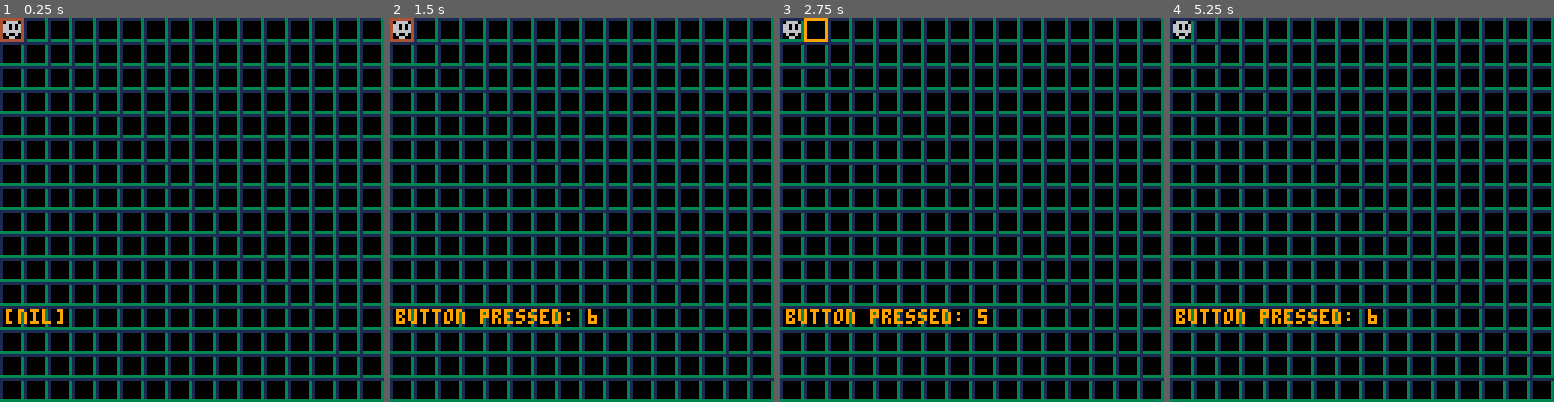
Above: before the commit, frames 1-4 (left to right).
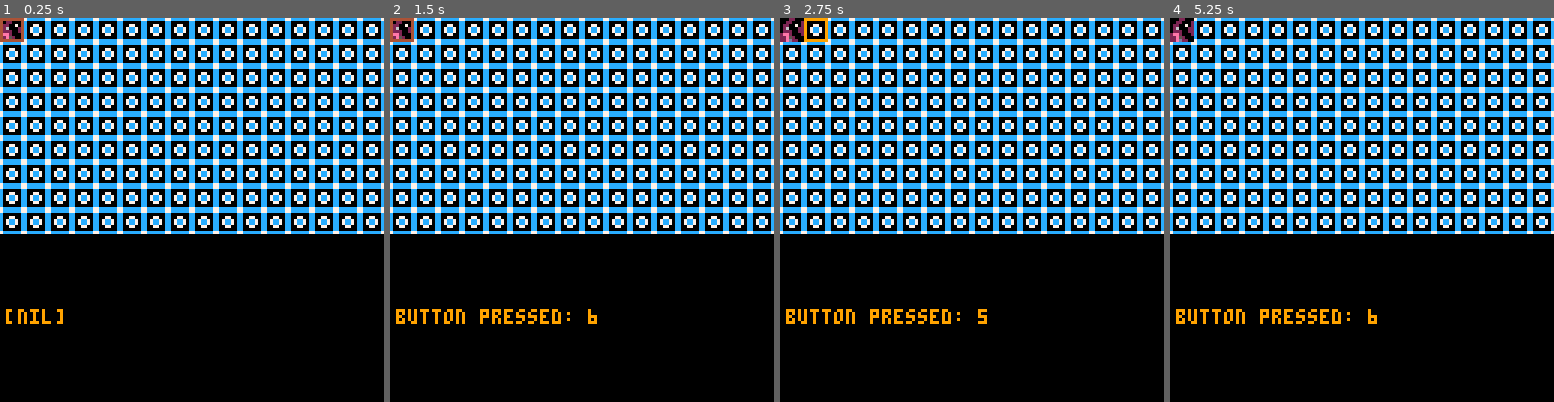
Above: after the commit, the same moments.

Repository: eschmiel/GGJ2023
Game: PICO-8 cartridge test.p8
Two runs of this game, one before a commit and one after it. Both use one fixed random seed, a clock stepped at 60 frames per second and the inputs below.
Inputs:
- Up to frame 1 (0.25 s): no input
- Up to frame 2 (1.5 s): tap X (X key) at 0.33, 1.07 s; tap O (Z key) at 0.7 s
- Up to frame 3 (2.75 s): hold Right 1.6-2.1 s; tap O (Z key) at 1.7, 2.1, 2.5 s; tap X (X key) at 1.85 s; hold Up 2.15-2.42 s; hold Right from 2.47 s (still down)
- Up to frame 4 (5.25 s): tap O (Z key) every 0.4 s from 2.9 to 4.9 s; tap X (X key) at 2.97, 4.08, 5.2 s; release Right at 3.03 s; hold Left 3.08-3.58 s; hold Down 3.63-3.97 s; hold Right 4.02-4.68 s; hold Up 4.73-5.03 s; hold Left from 5.08 s (still down)

The runs differ from the first frame. In frame 1, 54% of the frame differs, in the area x 0-100%, y 0-100%; in frame 2, 54%; in frame 3, 54%; in frame 4, 54%.

Commit message:
Refactor of base code

Diff:
--- /dev/null
+++ b/bbysfirstsong.p8
@@ -0,0 +1,91 @@
+pico-8 cartridge // http://www.pico-8.com
+version 39
+…(65 lines of a section not shown)…
+__map__
+0000000000000000000000000000000000000000000000000000000000000000000000000000000000000000000000000000000000000000000000000000000000000000000000000000000000000000000000000000000000000000000000000000000000000000000000000000000000000000000000000000000000000000
+0000000000000000000000000000000000000000000000000000000000000000000000000000000000000000000000000000000000000000000000000000000000000000000000000000000000000000000000000000000000000000000000000000000000000000000000000000000000000000000000000000000000000000
+0000000000000000000000000000000000000000000000000000000000000000000000000000000000000000000000000000000000000000000000000000000000000000000000000000000000000000000000000000000000000000000000000000000000000000000000000000000000000000000000000000000000000000
+0000000000000000000000000000000000000000000000000000000000000000000000000000000000000000000000000000000000000000000000000000000000000000000000000000000000000000000000000000000000000000000000000000000000000000000000000000000000000000000000000000000000000000
+0000000000000000000000000000000000000000000000000000000000000000000000000000000000000000000000000000000000000000000000000000000000000000000000000000000000000000000000000000000000000000000000000000000000000000000000000000000000000000000000000000000000000000
+0000000000000000000000000000000000000000000000000000000000000000000000000000000000000000000000000000000000000000000000000000000000000000000000000000000000000000000000000000000000000000000000000000000000000000000000000000000000000000000000000000000000000000
+0000000000000000000000000000000000000000000000000000000000000000000000000000000000000000000000000000000000000000000000000000000000000000000000000000000000000000000000000000000000000000000000000000000000000000000000000000000000000000000000000000000000000000
+0000000000000000000000000000000000000000000000000000000000000000000000000000000000000000000000000000000000000000000000000000000000000000000000000000000000000000000000000000000000000000000000000000000000000000000000000000000000000000000000000000000000000000
+0000000000000000005152000000515200000000000000000000000000000000000000000000000000000000000000000000000000000000000000000000000000000000000000000000000000000000000000000000000000000000000000000000000000000000000000000000000000000000000000000000000000000000
+0000000000000000006162450045616200000000000000000000000000000000000000000000000000000000000000000000000000000000000000000000000000000000000000000000000000000000000000000000000000000000000000000000000000000000000000000000000000000000000000000000000000000000
+0000000000000000006162404040616200000000000000000000000000000000000000000000000000000000000000000000000000000000000000000000000000000000000000000000000000000000000000000000000000000000000000000000000000000000000000000000000000000000000000000000000000000000
+0000000000000000006162404040616200000000000000000000000000000000000000000000000000000000000000000000000000000000000000000000000000000000000000000000000000000000000000000000000000000000000000000000000000000000000000000000000000000000000000000000000000000000
+4242424242424242447472404040717500000000000000000000000000000000000000000000000000000000000000000000000000000000000000000000000000000000000000000000000000000000000000000000000000000000000000000000000000000000000000000000000000000000000000000000000000000000
+4040404040404040404040404040404000000000000000000000000000000000000000000000000000000000000000000000000000000000000000000000000000000000000000000000000000000000000000000000000000000000000000000000000000000000000000000000000000000000000000000000000000000000
+…(9 lines of a section not shown)…
--- /dev/null
+++ b/debugging_tools.lua
@@ -0,0 +1,16 @@
+controlLog = {}
+log = "button pressed: "
+function logButtonPress()
+    controls = controllerListener()
+    pressed = false
+
+
+    index = 1
+    foreach(controls, function(control) if control then updatelog = log..index pressed = true end index += 1 end)
+
+
+        print(updatelog, 2, 97, 9)
+
+
+
+end
--- /dev/null
+++ b/entity.lua
@@ -0,0 +1,11 @@
+entity = {}
+entity.positionX = 0
+entity.positionY = 0
+entity.sprite = 13
+
+function entity:draw()
+    x = self.positionX
+    y = self.positionY
+
+    spr(self.sprite, x, y)
+end
--- /dev/null
+++ b/helpers.lua
@@ -0,0 +1,33 @@
+function controllerListener()
+    controller = { }
+
+    -- set listener to a neutral state
+    for i = 1, 6 do
+        controller[i] = false
+    end
+
+    -- flag pressed buttons
+    for i = 1, 6 do
+        if btnp(i-1) then
+            controller[i] = true
+        end
+    end
+
+    return controller
+end
+
+function drawGrid()
+    for count=0, 16 do
+        adjustment = count*8
+        beginning = 0 + adjustment
+        ending = 7 + adjustment
+
+        --Vertical lines
+        line(beginning, 0, beginning, 128, 1)
+        line(ending, 0, ending, 128, 3)
+
+        --Horizontal lines
+        line(0, beginning, 128, beginning, 1)
+        line(0, ending, 128, ending, 3)
+    end
+end
--- a/main.lua
+++ b/main.lua
@@ -1,5 +1,5 @@
 function _init()
-
+    palt(0)
 end
 
 function _update()
@@ -8,129 +8,11 @@
 
 function _draw()
     cls()
-    drawGrid()
+    map(0,0)
+    --drawGrid()
     entity:draw()
     selector:draw()
     selectedPosition:draw()
     logButtonPress()
-end
-
-function controllerListener()
-    controller = { }
-
-    -- set listener to a neutral state
-    for i = 1, 6 do
-        controller[i] = false
-    end
-
-    -- flag pressed buttons
-    for i = 1, 6 do
-        if btnp(i-1) then
-            controller[i] = true
-        end
-    end
-
-    return controller
-end
-
-function drawGrid()
-    for count=0, 16 do
-        adjustment = count*8
-        beginning = 0 + adjustment
-        ending = 7 + adjustment
-
-        --Vertical lines
-        line(beginning, 0, beginning, 128, 1)
-        line(ending, 0, ending, 128, 3)
-
-        --Horizontal lines
-        line(0, beginning, 128, beginning, 1)
-        line(0, ending, 128, ending, 3)
-    end
-end
-
-function drawSelector()
 
 end
-
-selector = { }
-selector.positionX = 0
-selector.positionY = 0
-
-function selector:draw()
-    x = self.positionX
-    y = self.positionY
-
-    rect(x, y, x+7, y+7, 4)
-end
-
-function selector:moveControls()
-    controls = controllerListener()
-
-    if controls[1] then
-        self.positionX -= 8
-    end
-    if controls[2] then
-        self.positionX += 8
-    end
-    if controls[3] then
-        self.positionY -= 8
-    end
-    if controls[4] then
-        self.positionY += 8
-    end
-    if controls[5] then
-        if not (selectedPosition.x and selectedPosition.y) then
-            selectedPosition.x = self.positionX
-            selectedPosition.y = self.positionY
-        elseif (entity.positionX == selectedPosition.x and entity.positionY == selectedPosition.y) then
-            entity.positionX = self.positionX
-            entity.positionY = self.positionY
-
-            selectedPosition.x = nil
-            selectedPosition.y = nil
-        end
-    end
-    if controls[6] then
-        selectedPosition.x = nil
-        selectedPosition.y = nil
-    end
-end
-
-entity = {}
-entity.positionX = 0
-entity.positionY = 0
-entity.sprite = 1
-
-function entity:draw()
-    x = self.positionX
-    y = self.positionY
-
-    spr(self.sprite, x, y)
-end
-
-selectedPosition = {}
-selectedPosition.x = nil
-selectedPosition.y = nil
-function selectedPosition:draw()
-    if self.x and self.y then
-        rect(self.x, self.y, self.x+7, self.y+7, 9)
-    end
-end
-
-controlLog = {}
-log = "button pressed: "
-function logButtonPress()
-    controls = controllerListener()
-    pressed = false
-
-
-    index = 1
-    foreach(controls, function(control) if control then updatelog = log..index pressed = true end index += 1 end)
-
-
-        print(updatelog, 2, 97, 9)
-
-
-
-end
--- /dev/null
+++ b/selected_position.lua
@@ -0,0 +1,10 @@
+selectedPosition = {}
+
+selectedPosition.x = nil
+selectedPosition.y = nil
+
+function selectedPosition:draw()
+    if self.x and self.y then
+        rect(self.x, self.y, self.x+7, self.y+7, 9)
+    end
+end
--- /dev/null
+++ b/selector.lua
@@ -0,0 +1,43 @@
+selector = { }
+selector.positionX = 0
+selector.positionY = 0
+
+function selector:draw()
+    x = self.positionX
+    y = self.positionY
+
+    rect(x, y, x+7, y+7, 4)
+end
+
+function selector:moveControls()
+    controls = controllerListener()
+
+    if controls[1] then
+        self.positionX -= 8
+    end
+    if controls[2] then
+        self.positionX += 8
+    end
+    if controls[3] then
+        self.positionY -= 8
+    end
+    if controls[4] then
+        self.positionY += 8
+    end
+    if controls[5] then
+        if not (selectedPosition.x and selectedPosition.y) then
+            selectedPosition.x = self.positionX
+            selectedPosition.y = self.positionY
+        elseif (entity.positionX == selectedPosition.x and entity.positionY == selectedPosition.y) then
+            entity.positionX = self.positionX
+            entity.positionY = self.positionY
+
+            selectedPosition.x = nil
+            selectedPosition.y = nil
+        end
+    end
+    if controls[6] then
+        selectedPosition.x = nil
+        selectedPosition.y = nil
+    end
+end
--- a/test.p8
+++ b/test.p8
@@ -2,6 +2,66 @@
 version 39
 __lua__
 #include main.lua
+#include debugging_tools.lua
+#include entity.lua
+#include selector.lua
+#include selected_position.lua
+#include helpers.lua
+…(55 lines of a section not shown)…
 
 
 
@@ -143,10 +203,12 @@
 
 
 __map__
-0000000000000000000000000000000000000000000000000000000000000000000000000000000000000000000000000000000000000000000000000000000000000000000000000000000000000000000000000000000000000000000000000000000000000000000000000000000000000000000000000000000000000000
-0000000101010101000000000000000000000000000000000000000000000000000000000000000000000000000000000000000000000000000000000000000000000000000000000000000000000000000000000000000000000000000000000000000000000000000000000000000000000000000000000000000000000000
-0000000100000000000000000000000000000000000000000000000000000000000000000000000000000000000000000000000000000000000000000000000000000000000000000000000000000000000000000000000000000000000000000000000000000000000000000000000000000000000000000000000000000000
-0000000100010101000000000000000000000000000000000000000000000000000000000000000000000000000000000000000000000000000000000000000000000000000000000000000000000000000000000000000000000000000000000000000000000000000000000000000000000000000000000000000000000000
-0000000100010000000000000000000000000000000000000000000000000000000000000000000000000000000000000000000000000000000000000000000000000000000000000000000000000000000000000000000000000000000000000000000000000000000000000000000000000000000000000000000000000000
-0000000103010000000000000000000000000000000000000000000000000000000000000000000000000000000000000000000000000000000000000000000000000000000000000000000000000000000000000000000000000000000000000000000000000000000000000000000000000000000000000000000000000000
-0000000004000000000000000000000000000000000000000000000000000000000000000000000000000000000000000000000000000000000000000000000000000000000000000000000000000000000000000000000000000000000000000000000000000000000000000000000000000000000000000000000000000000
+4040404040404040404040404040404000000000000000000000000000000000000000000000000000000000000000000000000000000000000000000000000000000000000000000000000000000000000000000000000000000000000000000000000000000000000000000000000000000000000000000000000000000000
+4040404040404040404040404040404000000000000000000000000000000000000000000000000000000000000000000000000000000000000000000000000000000000000000000000000000000000000000000000000000000000000000000000000000000000000000000000000000000000000000000000000000000000
+4040404040404040404040404040404000000000000000000000000000000000000000000000000000000000000000000000000000000000000000000000000000000000000000000100000000000000000000000000000000000000000000000000000000000000000000000000000000000000000000000000000000000000
+4040404040404040404040404040404000000000000000000000000000000000000000000000000000000000000000000000000000000000000000000000000000000000000000000000000000000000000000000000000000000000000000000000000000000000000000000000000000000000000000000000000000000000
+4040404040404040404040404040404000000000000000000000000000000000000000000000000000000000000000000000000000000000000000000000000000000000000000000000000000000000000000000000000000000000000000000000000000000000000000000000000000000000000000000000000000000000
+4040404040404040404040404040404000000000000000000000000000000000000000000000000000000000000000000000000000000000000000000000000000000000000000000000000000000000000000000000000000000000000000000000000000000000000000000000000000000000000000000000000000000000
+4040404040404040404040404040404000000000000000000000000000000000000000000000000000000000000000000000000000000000000000000000000000000000000000000000000000000000000000000000000000000000000000000000000000000000000000000000000000000000000000000000000000000000
+4040404040404040404040404040404000000000000000000000000000000000000000000000000000000000000000000000000000000000000000000000000000000000000000000000000000000000000000000000000000000000000000000000000000000000000000000000000000000000000000000000000000000000
+4040404040404040404040404040404000000000000000000000000000000000000000000000000000000000000000000000000000000000000000000000000000000000000000000000000000000000000000000000000000000000000000000000000000000000000000000000000000000000000000000000000000000000
Not shown, changed: 65 lines of the sprite sheet (__gfx__) section of bbysfirstsong.p8
Not shown, changed: the music (__music__) section of bbysfirstsong.p8
Not shown, changed: the sound effects (__sfx__) section of bbysfirstsong.p8
Not shown, changed: 120 lines of the sprite sheet (__gfx__) section of test.p8
Not shown, added: bbysfirstsong_sprite_sheet_1.png
